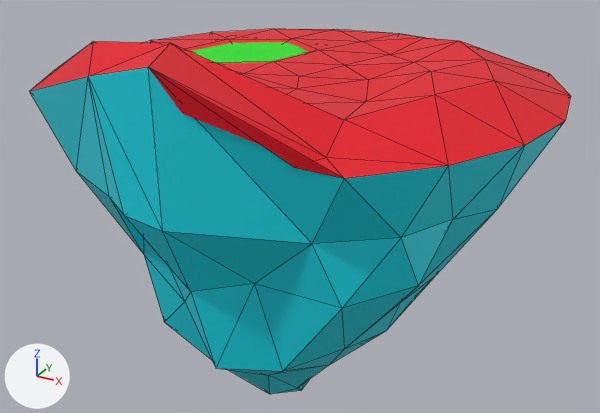
What one commit did to the Blender file Assets/Art/Models/Première_ile_volante.blend.
One viewpoint serves both versions: a 50 mm lens placed at (112.3, -203.5, 62.7), pointed at (-1.3, 3.0, -40.5). Every picture has the same lights, and +X, +Y and +Z are marked at lower left. Mesh edges are drawn as thin lines.

Objects in the first picture: 'Icosphère.001', 'Water'.
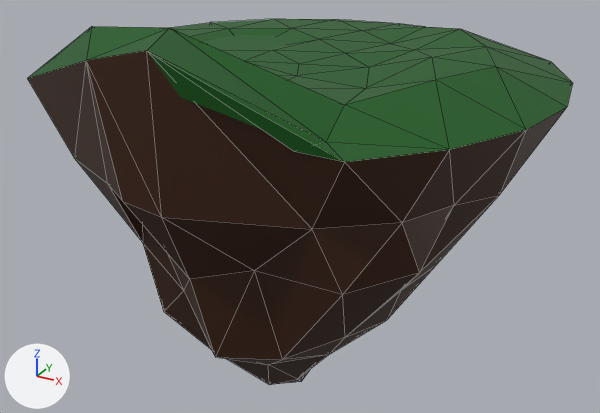
Boxes (x1, y1, x2, y2) around the edits, measured in the pictures (600 x 413 px):
```json
{"object": "Icosphère.001", "change": "recoloured, moved", "before": [29, 29, 571, 394], "after": [27, 19, 573, 385], "on screen": "cyan to brown"}
{"object": "Water", "change": "unchanged, covered by the edit", "before": [190, 42, 307, 63]}
```

Edits to the scene script, one JSON object a line:
```json
{"op": "set", "path": "mat_matériau.base_color", "old": "(0.00302, 0.687, 0.8)", "new": "(0.0402, 0.00999, 0.0)", "note": "cyan #0ad8e7 -> brown #381900"}
{"op": "set", "path": "mat_matériau_001.base_color", "old": "(0.801, 0.0, 0.0123)", "new": "(0.0, 0.0951, 0.00278)", "note": "red #e7001d -> dark green #005709"}
{"op": "set", "path": "ob_icosphère_001.location", "old": "(0.0, 0.0, 0.0)", "new": "(0.0, 0.0, 3.6)"}
```
